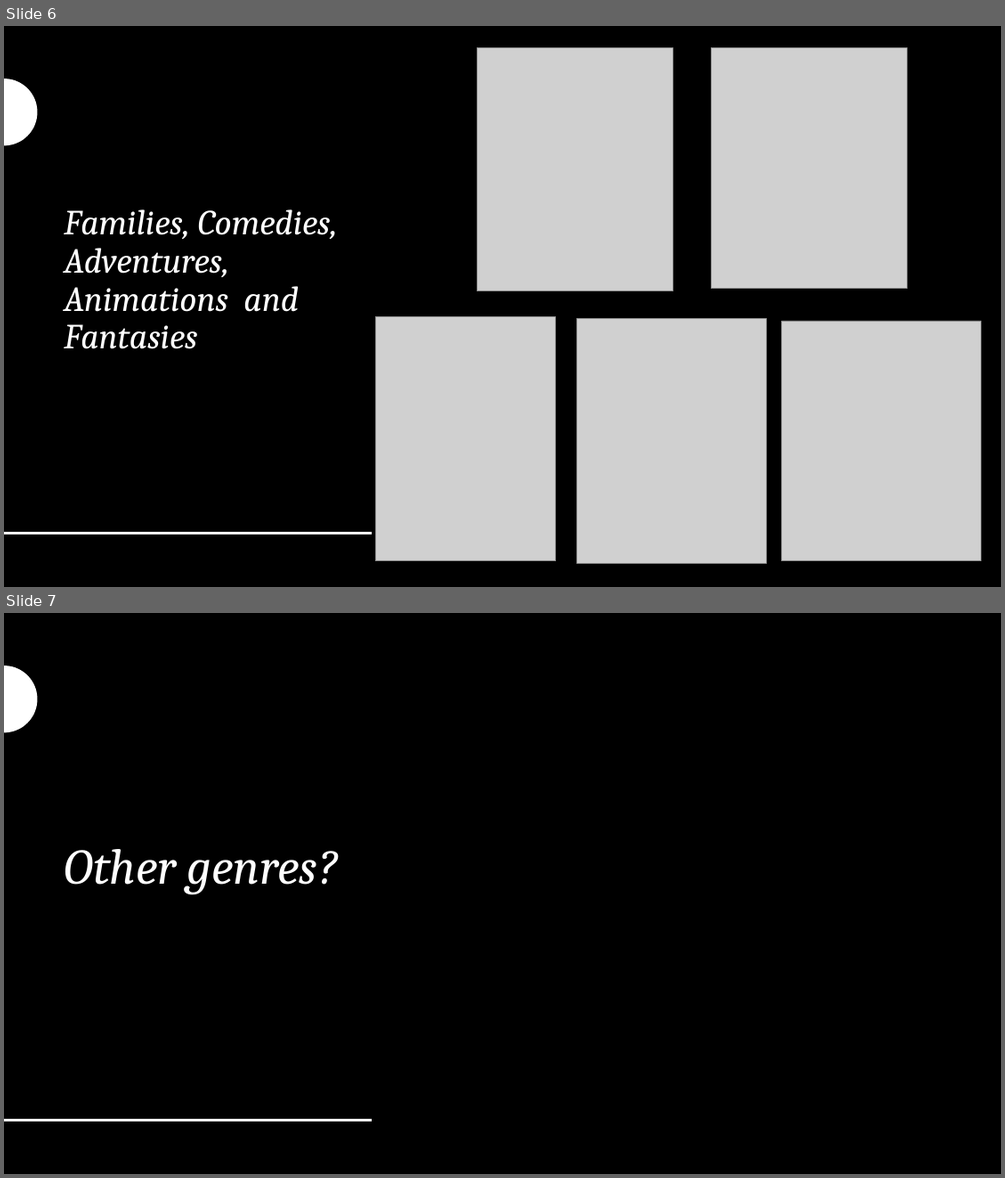
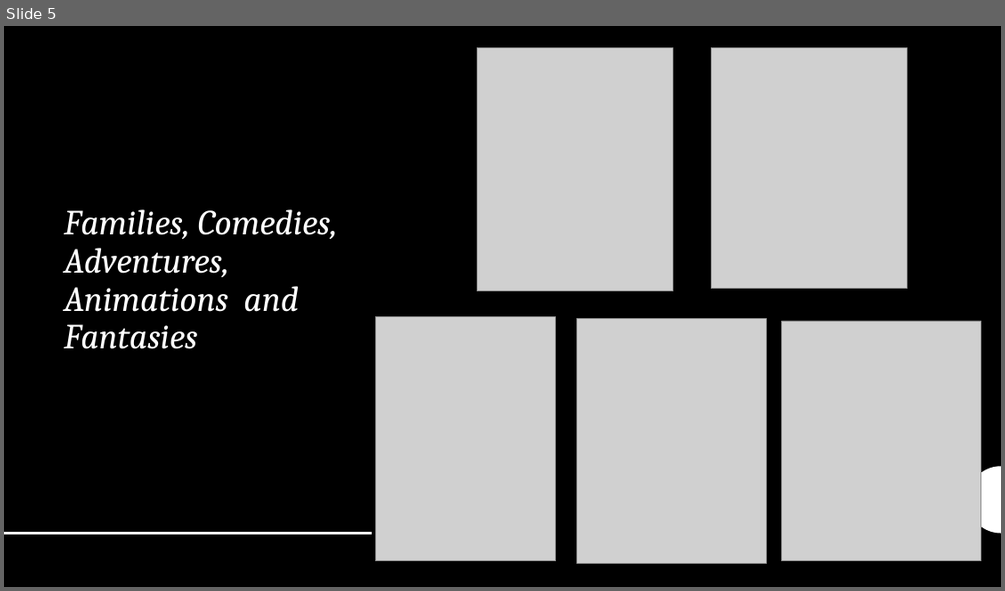
Before and after one commit to qwang27/Python_Into_Project, a slide deck: Analysis of Disney Plus Competitiveness over Netflix.pptx. Shown one above the other, each under a label of ours: slides 6 and 7 before the commit, slide 5 after it. The pictures are 1005x1178 and 1005x591 pixels, drawn with LibreOffice and Linux fonts; fonts in the diff are those of the drawing; grey boxes stand for pictures. Boxes give left, top, right and bottom in pixels: in the first picture for what was removed or moved away, otherwise in the second. Text is boxed around its words. In the diff, an @@ line names an element or a change of style, - is before the commit and + after.

```diff
--- a/Analysis of Disney Plus Competitiveness over Netflix.pptx
+++ b/Analysis of Disney Plus Competitiveness over Netflix.pptx
@@ slide 7 removed at <box>4,613,1001,1174</box>, background #000000; not listed: 1 template element that a slide beside it also shows @@
@@ rectangle removed at <box>4,613,1001,1174</box> @@
@@ freeform shape removed at <box>4,666,38,732</box> @@
@@ title removed at <box>64,849,338,894</box> @@
-Other genres?
@@ line removed from (4, 1120) to (372, 1120) @@
@@ what was slide 6 is now slide 5 @@
@@ slide 5 changed as well @@
@@ rectangle removed at <box>4,26,1001,587</box> @@
@@ freeform shape removed at <box>4,79,38,145</box> @@
```
Also in this commit, not shown: 4 other slides changed, 4 slides added, 4 other slides removed, 5 other files.
